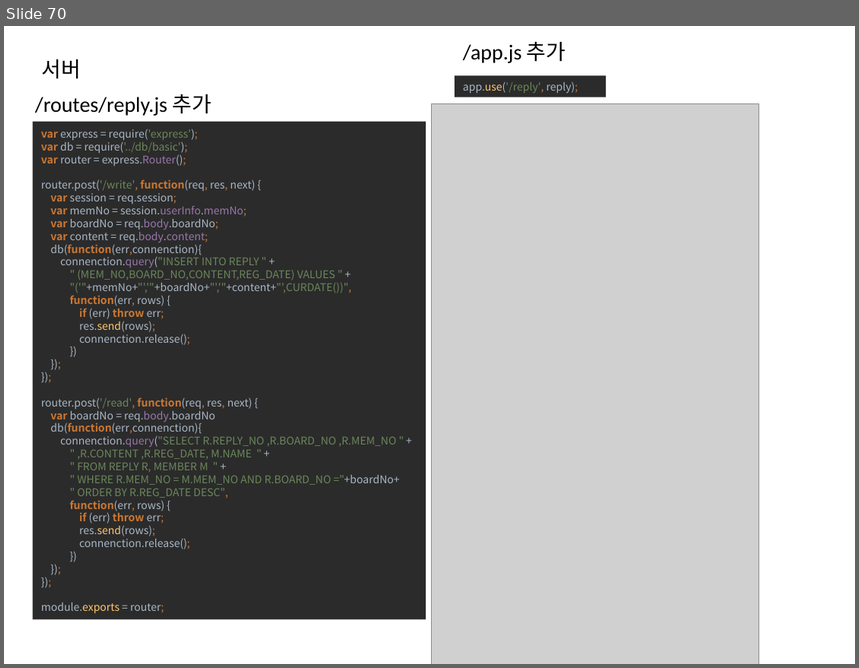
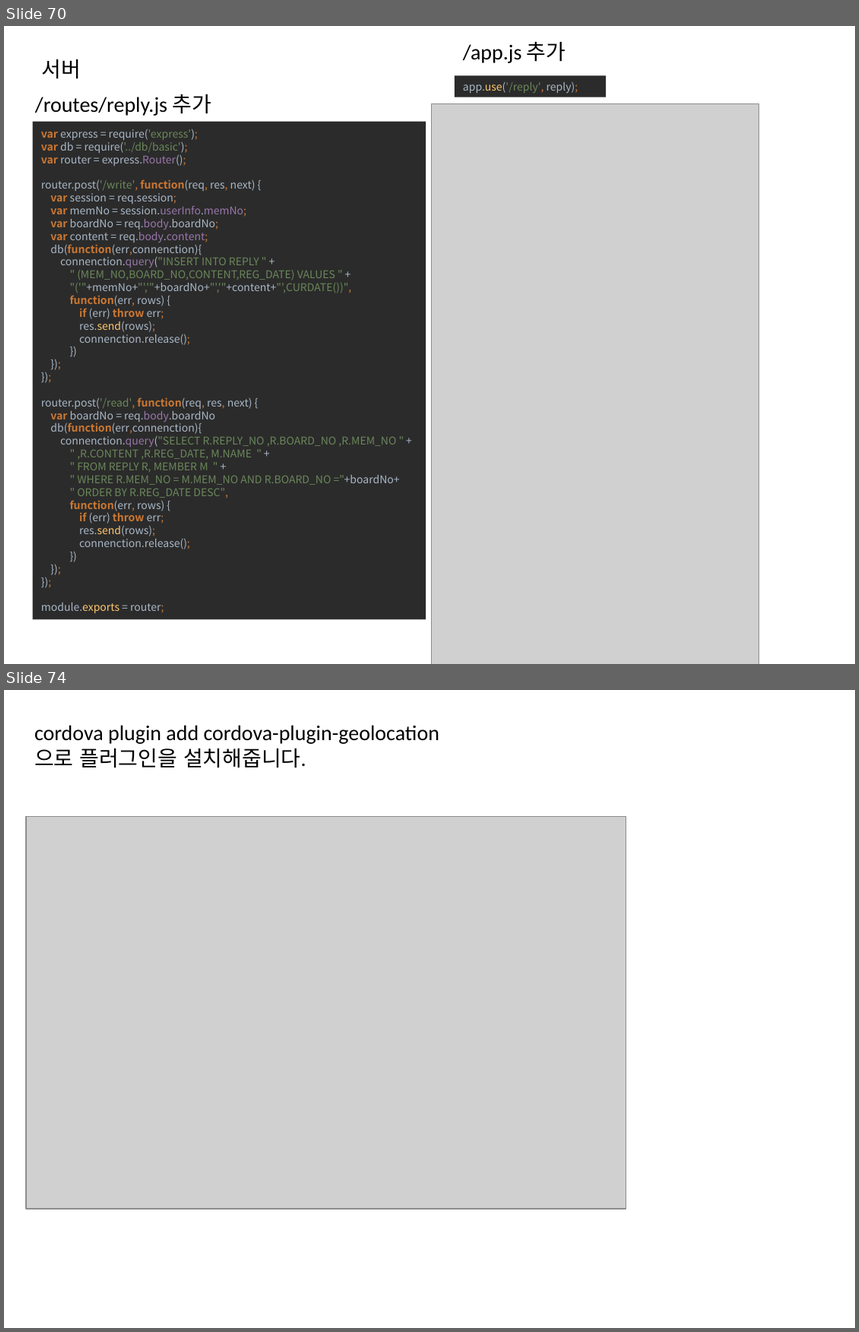
Before and after one commit to yysstory/mozzi, a slide deck: DOCS/1.pptx. Shown one above the other, each under a label of ours: slide 70 before the commit, slides 70 and 74 after it; the slides between them are not shown. The pictures are 859x668 and 859x1332 pixels, drawn with LibreOffice and Linux fonts; fonts in the diff are those of the drawing; grey boxes stand for pictures. Boxes give left, top, right and bottom in pixels: in the first picture for what was removed or moved away, otherwise in the second. Text is boxed around its words. In the diff, an @@ line names an element or a change of style, - is before the commit and + after.

```diff
--- a/DOCS/1.pptx
+++ b/DOCS/1.pptx
@@ slide 74 added at (x1=4, y1=690, x2=855, y2=1328), background #FFFFFF @@
@@ text added at (x1=34, y1=725, x2=439, y2=768), 18 pt, text #000000 @@
+cordova plugin add cordova-plugin-geolocation
+으로 플러그인을 설치해줍니다.
@@ picture added at (x1=26, y1=816, x2=626, y2=1208) @@
```
Also in this commit, not shown: 1 slide changed, 7 other slides added, 2 slides removed, 9 other files.
